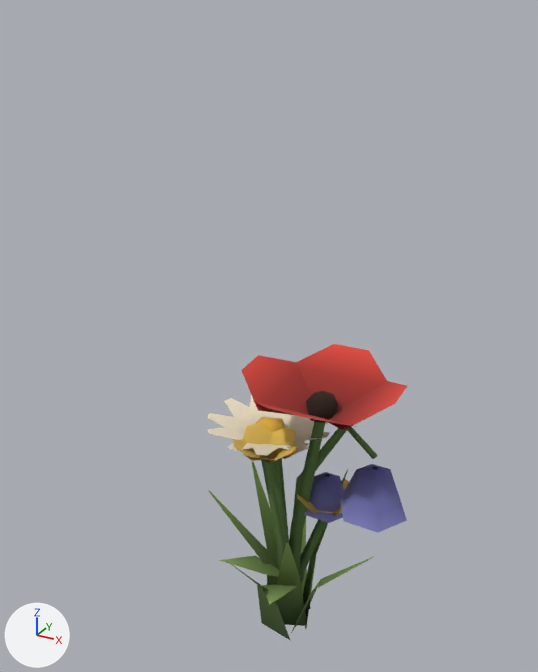
The glTF model games/burn-down-a-forest/models/meadow.glb, before and after one commit.
Rendered twice from a 50 mm camera at (0.455, -0.903, 0.989) aimed at (-0.061, 0.036, 0.519). The lights are fixed; the arrows at lower left show +X, +Y and +Z. The picture after the commit comes second.

Names of what the first picture shows: 'buttercup', 'harebell', 'oxeye_daisy', 'poppy', 'sage_tuft'.
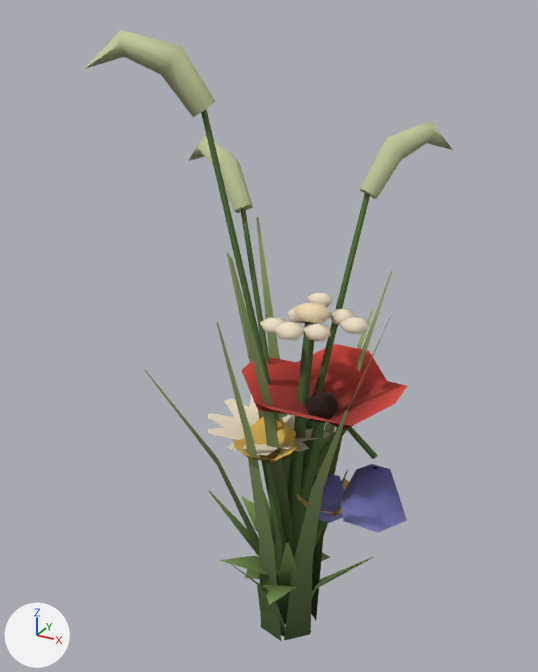
The change, as a list of edits to the scene's bpy script:
```text
Add me_yarrow:
    me_yarrow.from_pydata(...)  # 109 vertices, 174 faces; spans x -0.12..0.115, y -0.088..0.069, z 0.0..0.604
    me_yarrow.materials.append(mat_baked_vertex_colour)
Add me_tall_grass:
    me_tall_grass.from_pydata(...)  # 138 vertices, 150 faces; spans x -0.248..0.151, y -0.15..0.228, z -0.001..0.965
    me_tall_grass.materials.append(mat_baked_vertex_colour)
Add me_sprout:
    me_sprout.from_pydata(...)  # 39 vertices, 30 faces; spans x -0.0761..0.0444, y -0.0435..0.088, z 0.0..0.0979
    me_sprout.materials.append(mat_baked_vertex_colour)
Add ob_yarrow:
    ob_yarrow = bpy.data.objects.new('yarrow', me_yarrow)
    ob_yarrow.location = (0.0, 0.0, 0.0)
Add ob_tall_grass:
    ob_tall_grass = bpy.data.objects.new('tall_grass', me_tall_grass)
    ob_tall_grass.location = (0.0, 0.0, 0.0)
Add ob_sprout:
    ob_sprout = bpy.data.objects.new('sprout', me_sprout)
    ob_sprout.location = (0.0, 0.0, 0.0)
```

Where the change shows, as pixel boxes (x1, y1, x2, y2) in the pictures (538 x 672 px):
'tall_grass', added: after (85, 30, 453, 641)
'yarrow', added: after (241, 292, 368, 558)
'sprout', added (mostly hidden): after (245, 552, 330, 579)
